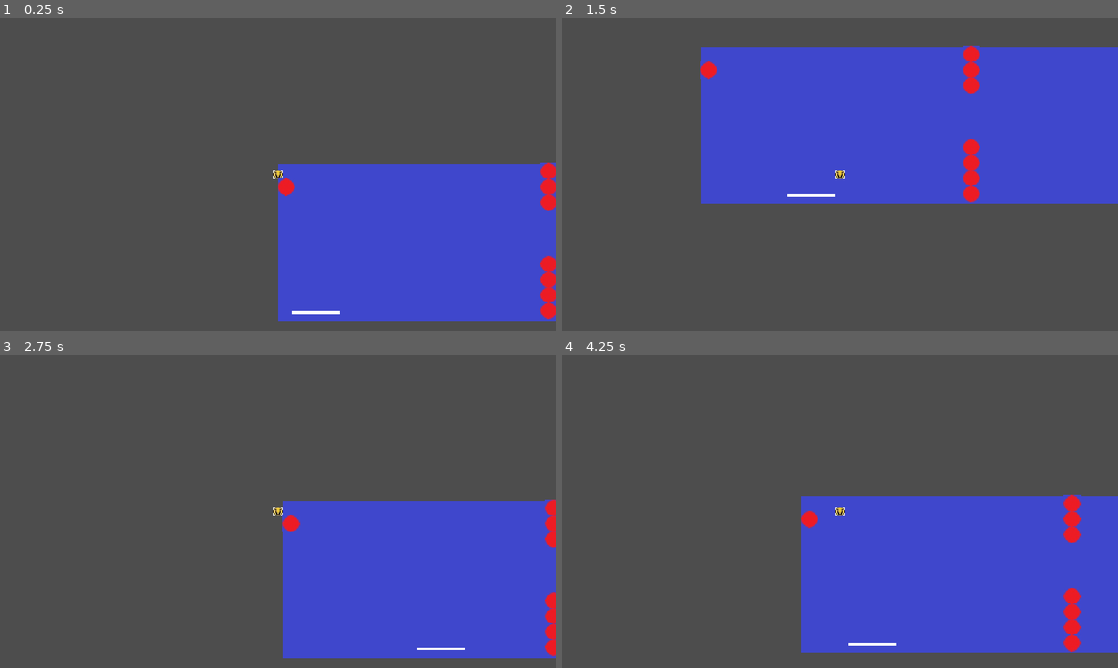
Above: before the commit, frames 1-4 (two rows, left to right).
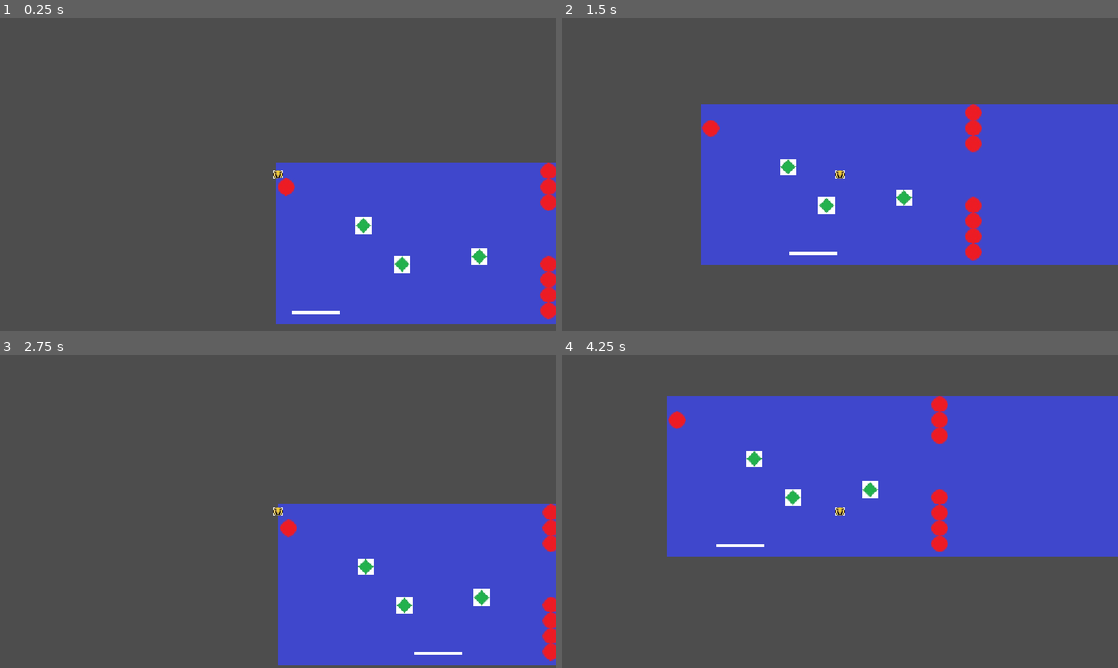
Above: after the commit, the same moments.

Repository: isobel-p/haven
Game: Godot game, scene res://game.tscn
The game is run twice, just before and just after one commit, with the same random seed, the same clock (stepped at 60 frames per second) and the same inputs.
Inputs:
- Up to frame 1 (0.25 s): no input
- Up to frame 2 (1.5 s): hold Right (right) from 0.53 s (still down); tap Up (jump) at 0.77 s
- Up to frame 3 (2.75 s): tap Up (jump) at 1.52 s; release Right (right) at 2.03 s; hold Left (left) from 2.03 s (still down)
- Up to frame 4 (4.25 s): release Left (left) at 2.78 s; hold Right (right) from 2.78 s (still down); tap Up (jump) at 3.02, 3.77 s

The runs differ from the first frame. In frame 1, 1.3% of the frame differs, in the area x 49-100%, y 46-98%; in frame 2, 30%; in frame 3, 3.1%; in frame 4, 49%, in the area x 18-100%, y 13-96%.

Commit message:
Added Enemies

Diff:
--- a/game.tscn
+++ b/game.tscn
@@ -5,6 +5,7 @@
 [ext_resource type="Texture2D" uid="uid://bwaedd2nk32yo" path="res://assets/Player.jpg" id="2_feb5d"]
 [ext_resource type="PackedScene" uid="uid://bqgao1x5k045b" path="res://paddle2.tscn" id="2_ryrav"]
 [ext_resource type="Texture2D" uid="uid://iwn83jsfmhal" path="res://Raquet1.jpg" id="4_ryrav"]
+[ext_resource type="Texture2D" uid="uid://f34dxuehaoej" path="res://Enemy.jpg" id="6_ryrav"]
 
 [sub_resource type="CircleShape2D" id="CircleShape2D_yt5sy"]
 
@@ -14,9 +15,16 @@
 0:0/0 = 0
 0:0/0/physics_layer_0/polygon_0/points = PackedVector2Array(-8, -8, 8, -8, 8, 8, -8, 8)
 
+[sub_resource type="TileSetAtlasSource" id="TileSetAtlasSource_eow3j"]
+texture = ExtResource("6_ryrav")
+texture_region_size = Vector2i(18, 18)
+0:0/0 = 0
+0:0/0/physics_layer_0/polygon_0/points = PackedVector2Array(-8, -8, 8, -8, 8, 8, -8, 8)
+
 [sub_resource type="TileSet" id="TileSet_j7hea"]
 physics_layer_0/collision_layer = 1
 sources/0 = SubResource("TileSetAtlasSource_j5wjh")
+sources/3 = SubResource("TileSetAtlasSource_eow3j")
 
 [node name="Node2D" type="Node" unique_id=845635383]
 
@@ -24,9 +32,10 @@
 anchors_preset = 15
 anchor_right = 1.0
 anchor_bottom = 1.0
-offset_top = -1.0
+offset_left = -4.0
+offset_top = -3.0
 offset_right = 848.0
-offset_bottom = -324.0
+offset_bottom = -318.0
 grow_horizontal = 2
 grow_vertical = 2
 texture = ExtResource("1_7jktm")
@@ -56,6 +65,7 @@
 position = Vector2(1, -1)
 tile_set = SubResource("TileSet_j7hea")
 format = 2
+layer_0/tile_data = PackedInt32Array(458762, 3, 0, 458763, 3, 1342177280, 524299, 3, 805306368, 524298, 3, 1610612736, 851983, 3, 1610612736, 786447, 3, 0, 786448, 3, 1342177280, 851984, 3, 805306368, 786458, 3, 805306368, 786457, 3, 1610612736, 720921, 3, 0, 720922, 3, 1342177280)
 
 [node name="Layer1" type="TileMapLayer" parent="TileMap" unique_id=339631563]
 use_parent_material = true
Binary file added: Enemy.jpg
Not shown, added: Enemy.jpg.import
